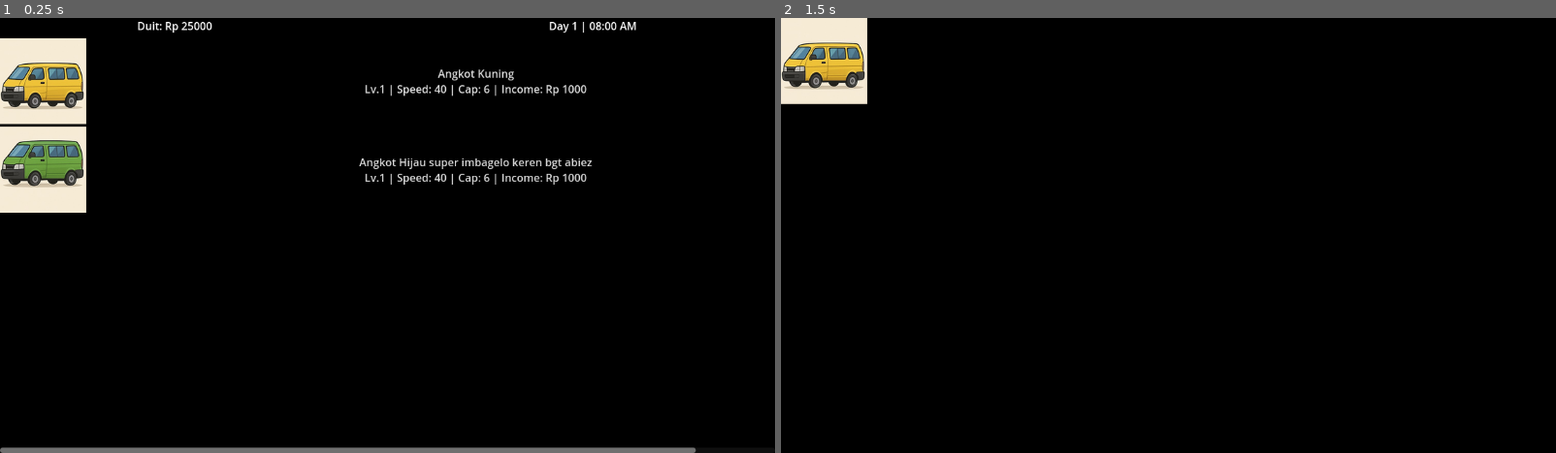
Above: before the commit, frames 1-2 (left to right).
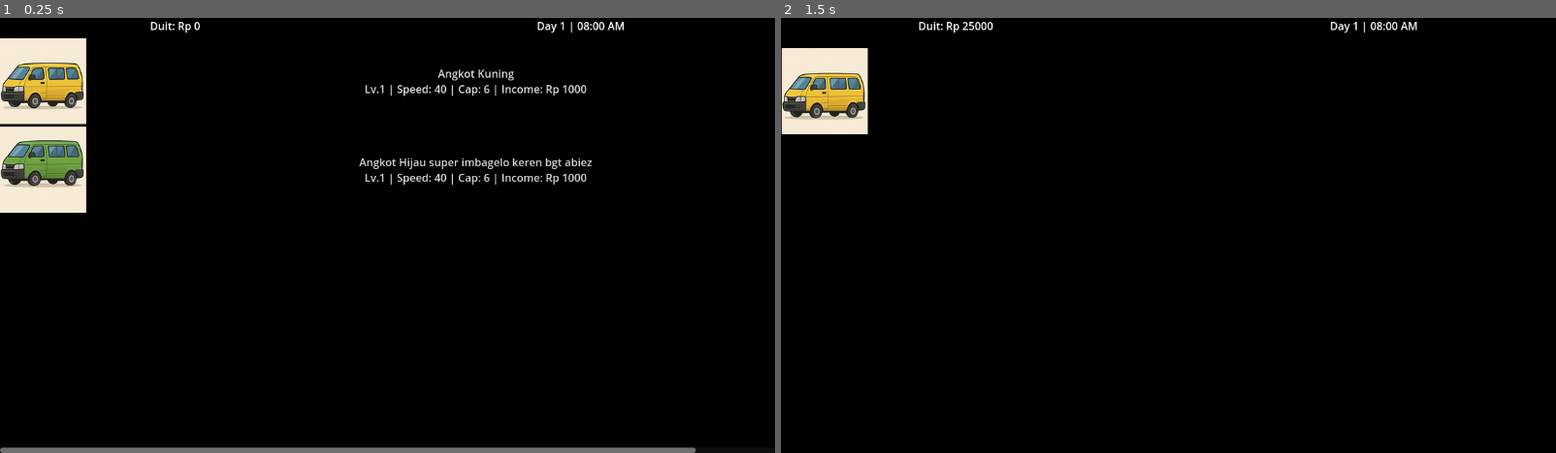
Above: after the commit, the same moments.

Repository: murifq/individual-game-jam
Game: Godot game, scene res://scenes/MainUI/MainUI.tscn
The game is run twice, just before and just after one commit, with the same random seed, the same clock (stepped at 60 frames per second) and the same inputs.
Inputs (mouse positions are in pixels of both pictures, inside the frame that each line leads up to):
- Up to frame 1 (0.25 s): no input
- Up to frame 2 (1.5 s): click (827, 83) at 0.52 s; tap Enter at 1.25 s

The runs differ from the first frame. In frame 1, 0.3% of the frame differs, in the area x 17-83%, y 0-4%; in frame 2, 3.1%, in the area x 0-83%, y 0-27%.

Commit message:
add information bar component for money and time information shared accross all scenes

Diff:
--- a/project.godot
+++ b/project.godot
@@ -19,6 +19,10 @@
 
 Global="*res://scripts/global/Global.gd"
 
+[global_group]
+
+time_display=""
+
 [rendering]
 
 renderer/rendering_method="gl_compatibility"
--- a/scenes/MainUI/AngkotDetail.tscn
+++ b/scenes/MainUI/AngkotDetail.tscn
@@ -1,9 +1,10 @@
-[gd_scene load_steps=3 format=3 uid="uid://s3rywcwdhtn1"]
+[gd_scene load_steps=4 format=3 uid="uid://s3rywcwdhtn1"]
 
 [ext_resource type="Script" path="res://scripts/MainUI/angkot_detail.gd" id="1_d53li"]
 [ext_resource type="Texture2D" uid="uid://dhr1hbu3sgl8j" path="res://assets/AngkotHijau.png" id="1_pev3s"]
+[ext_resource type="PackedScene" uid="uid://c6243b85k6e7" path="res://scenes/components/InformationBar.tscn" id="3_txvqu"]
 
-[node name="DetailAngkot" type="ColorRect"]
+[node name="DetailAngkot" type="ColorRect" groups=["time_display"]]
 anchors_preset = 15
 anchor_right = 1.0
 anchor_bottom = 1.0
@@ -12,8 +13,14 @@
 color = Color(0, 0, 0, 1)
 script = ExtResource("1_d53li")
 
+[node name="InformationBar" parent="." instance=ExtResource("3_txvqu")]
+layout_mode = 1
+offset_bottom = 23.0
+
 [node name="AngkotImage" type="TextureRect" parent="."]
 layout_mode = 0
-offset_right = 128.0
-offset_bottom = 128.0
+offset_left = 1.0
+offset_top = 45.0
+offset_right = 129.0
+offset_bottom = 173.0
 texture = ExtResource("1_pev3s")
--- a/scenes/MainUI/MainUI.tscn
+++ b/scenes/MainUI/MainUI.tscn
@@ -2,7 +2,7 @@
 
 [ext_resource type="Script" path="res://scripts/MainUI/main_ui.gd" id="1_6gwic"]
 [ext_resource type="Texture2D" uid="uid://dhr1hbu3sgl8j" path="res://assets/AngkotHijau.png" id="2_ciema"]
-[ext_resource type="Script" path="res://scripts/time/time_manager.gd" id="2_ldgwc"]
+[ext_resource type="PackedScene" uid="uid://c6243b85k6e7" path="res://scenes/components/InformationBar.tscn" id="2_mlvbv"]
 
 [node name="MainUI" type="ColorRect" groups=["time_display"]]
 anchors_preset = 15
@@ -28,12 +28,16 @@
 theme_override_constants/separation = 500
 alignment = 1
 
+[node name="InformationBar" parent="VBoxContainer/HBoxContainer" instance=ExtResource("2_mlvbv")]
+layout_mode = 2
+
 [node name="LabelMoney" type="Label" parent="VBoxContainer/HBoxContainer"]
+visible = false
 layout_mode = 2
 
 [node name="LabelTimer" type="Label" parent="VBoxContainer/HBoxContainer"]
+visible = false
 layout_mode = 2
-text = "halo"
 
 [node name="MarginContainer" type="MarginContainer" parent="."]
 layout_mode = 1
@@ -65,11 +69,3 @@
 layout_mode = 2
 text = "halo aku ganteng bgt loh masa kamu gamau"
 flat = true
-
-[node name="TimeManager" type="Node" parent="." groups=["time_display"]]
-script = ExtResource("2_ldgwc")
-
-[node name="Timer" type="Timer" parent="TimeManager"]
-autostart = true
-
-[connection signal="timeout" from="TimeManager/Timer" to="TimeManager" method="_on_timer_timeout"]
--- a/scripts/MainUI/main_ui.gd
+++ b/scripts/MainUI/main_ui.gd
@@ -8,7 +8,6 @@
 func _ready():
 	Global.reset_game()
 	update_ui()
-	update_time_display()
 
 func update_ui():
 	label_money.text = "Duit: Rp " + str(Global.money)
@@ -61,8 +60,8 @@
 		# Add the button to the AngkotList
 		angkot_list.add_child(angkot_item)
 
-func update_time_display():
-	label_timer.text = "%s | %s" % [Global.get_day_string(), Global.get_time_string()]
+#func update_time_display():
+	#label_timer.text = "%s | %s" % [Global.get_day_string(), Global.get_time_string()]
 
 # Handle button press
 func _on_angkot_button_pressed(angkot: Angkot):
--- a/scripts/components/information_bar.gd
+++ b/scripts/components/information_bar.gd
@@ -1,6 +1,13 @@
 extends HBoxContainer
-@onready var label_timer = $VBoxContainer/HBoxContainer/LabelTimer
+@onready var label_timer = $LabelTimer
+@onready var label_money = $LabelMoney
 
+func _ready():
+	update_ui()
+
+func update_ui():
+	label_money.text = "Duit: Rp " + str(Global.money)
+	update_time_display()
 
 func update_time_display():
 	label_timer.text = "%s | %s" % [Global.get_day_string(), Global.get_time_string()]
--- a/scripts/time/time_manager.gd
+++ b/scripts/time/time_manager.gd
@@ -7,10 +7,8 @@
 func _on_timer_timeout():
 	if Global.is_paused:
 		return
-
 	# Update game minutes
 	Global.game_minutes += 1
-
 	# Handle minute rollover
 	if Global.game_minutes >= 60:
 		Global.game_minutes = 0
